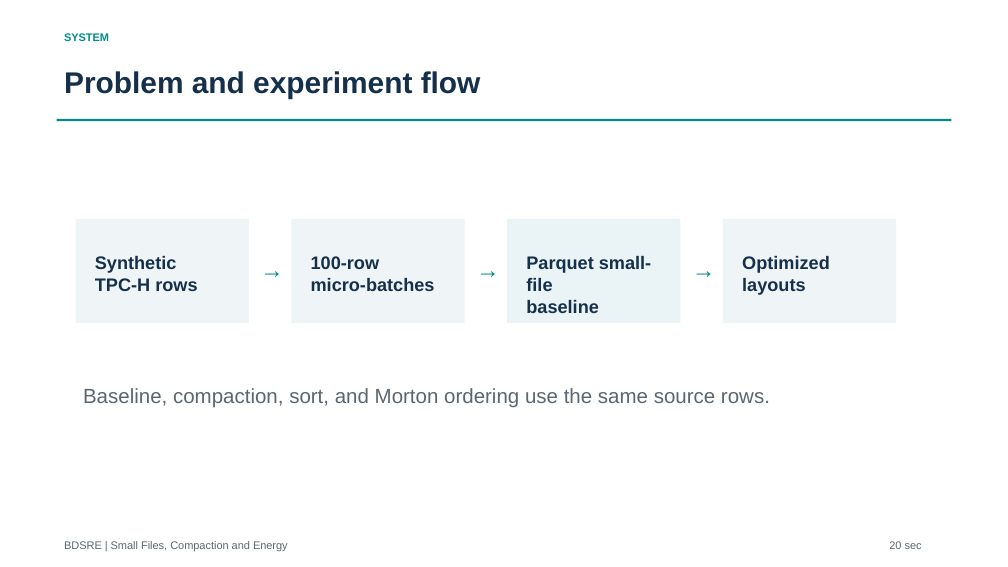
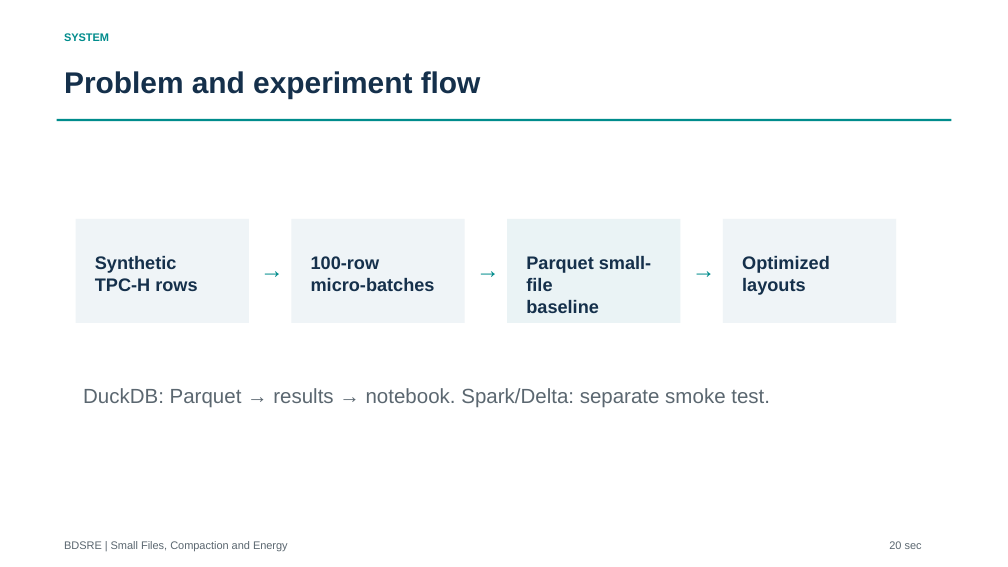
Before and after one commit to Akash-338/BDSRE-Mini-Project, a slide deck: slide 2 of presentations/three-minute-demo-narrated.pptx. Drawn at 1008x567 pixels with LibreOffice and Linux fonts; fonts in the diff are those of the drawing; background and template pictures are left out. Boxes give left, top, right and bottom in pixels: in the first picture for what was removed or moved away, otherwise in the second. Text is boxed around its words. In the diff, an @@ line names an element or a change of style, - is before the commit and + after.

Commit message:
Update demo presentation with latest experiment results

```diff
--- a/presentations/three-minute-demo-narrated.pptx
+++ b/presentations/three-minute-demo-narrated.pptx
@@ text at [83, 388, 770, 408]: text changed @@
-Baseline, compaction, sort, and Morton ordering use the same source rows.
+DuckDB: Parquet → results → notebook. Spark/Delta: separate smoke test.
```
Also in this commit, not shown: 5 other slides changed.
